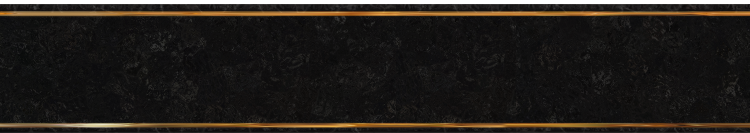
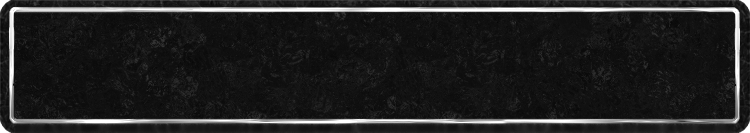
Layered file, before and after one edit (750x133). Changes by layer:
added layer "Camada 2 cópia" above "Camada 2" over [8, 7, 34, 126]
added layer "Camada 2" above "Camada 3 cópia" over [715, 7, 741, 125]
added layer "Camada 3 cópia" above "Camada 3" over [0, 0, 15, 133]
added layer "Camada 3" above "Camada 1" over [735, 0, 750, 133]
painted on "Camada 1" over [0, 0, 750, 133]
